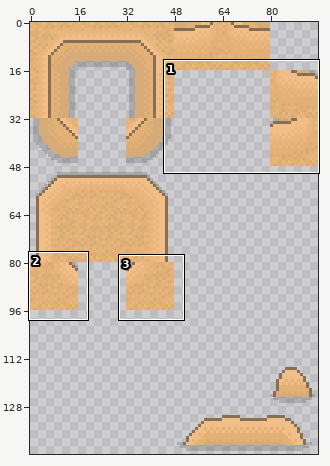
Sprite sheet: graphics/structures/desert_structures.png. The picture above shows the old version from afar; the outline marks the close-up.
Close-up. As it was:
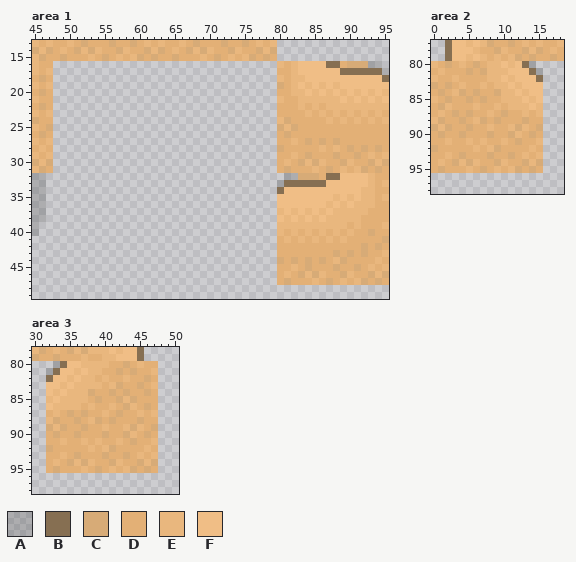
The file is 96x144 pixels. Shown: area 1: x 45..95, y 13..49; area 2: x 0..18, y 77..98; area 3: x 30..50, y 78..98.
Palette (. is transparent): A #00030028  B #866f52  C #d7ab77  D #e3b076  E #e9b77e  F #f0be86
Pixels before, area 1, first column x 45:
13 EDEDDEDCDDDCDDCDEDEDDEDCDDDCDDCDEDE................
14 CECDEDCECEDDCEDDCECDEDCECEDDCEDDCEC................
15 ECDDCDDDEDCDEDECDCDDCDDDEDCDEDECDCD................
16 EDD................................EDEFFFFBBDCCCAA.
17 EDE................................DDEFFFFFFBBBBBBA
18 DCD................................EDEEFFFFFFFFFFFB
19 EDE................................CDEFEFEFEFFFFFFF
20 DCD................................DDEEFEFEFEFEFEFE
21 EDD................................EDDEEEEEEFEFEFEF
22 DCD................................DDDEDEDEEEEEEEEE
23 EDE................................DDDDEDEDEDEDEDED
24 CDD................................ECDDDDDEDEDEDEDE
25 EDC................................CECDDDDDDDDDDDDD
26 DCD................................DCDDDDDDDDDDDDDD
27 EDE................................DDEDCDCDCDDDDDDD
28 DED................................CDDDDDEDEDCDCDCD
29 EDE................................DDEDCDDDCDDCDEDE
30 CEC................................DEDCECEDDCEDDCEC
31 ECD................................DCDDDEDCDEDECDCD
32 AA..................................AACCCDBBFFFFEDD
33 AA.................................ABBBBBBFFFFFFEDE
34 AA.................................BFFFFFFFFFFFEEDD
35 AA.................................FFFFFFFFEFEFEEDE
36 AA.................................FFFFFFFEFEFEEEDD
37 AA.................................EFEFEFEFEEEEEDDD
38 AA.................................FEFEFEFEEEEEDDDD
39 A..................................EEEEEEEEEEDEDDDE
40 A..................................EDEDEDEDEDEDDCDD
41 ...................................DEDEDEDEDEDDDDDC
42 ...................................DDDDDDDDDDDDCDCD
43 ...................................DDDDDDDDCDCDCDDE
44 ...................................CDCDCDCDECDDDDED
45 ...................................DDEDCDDDCDDCDEDE
46 ...................................DEDCECEDDCEDDCEC
47 ...................................DCDDDEDCDEDECDCD
Pixels before, area 2, first column x 0:
77 ..BFFEFECDDCDEDEDDE
78 ..BFFFEDDCEDDCECDED
79 ..BFFEFEDEDECDCDDCD
80 EDCDEDCDEEFEFBA....
81 DEDDDCDCEEEFFFBA...
82 EDDEDDDDEEFEFFFB...
83 CDCDEDDEDEEFEFFF...
84 DCDECDCDDCEEFEFF...
85 EDCDDCDCDDEEEFEF...
86 DCEDDDEDDEDEEEFE...
87 DEDCDCDDEDCDDEDE...
88 ECDDCDECDCDDDCDD...
89 CECDDCDDEDDECEDC...
90 DCDDCDDDCDDCEDCD...
91 DDEDDEDEDDEDCDDE...
92 CDDDDDEDECDDDDED...
93 DDEDCDDDCDDCDEDE...
94 DEDCECEDDCEDDCEC...
95 DCDDDEDCDEDECDCD...
Pixels before, area 3, first column x 30:
78 ECDEDCECEEEFEFFB..
79 CDDCDDDEDDEEFFFB..
80 ...ABFFEEEEDDCDEDD
81 ..ABFFEFEEDDCDCDDE
82 ..BFFEFEEDEDDEDDCD
83 ..FFEFEEEEDECDDCDE
84 ..FEFEEECDDCDCDDCD
85 ..EFEEEEDCDDCECDDD
86 ..FEEEEDEDDEDCEDCD
87 ..DEDCDCDDEDCDDEDE
88 ..ECDDCDECDCDDDCDD
89 ..CECDDCDDEDDECEDC
90 ..DCDDCDDDCDDCEDCD
91 ..DDEDDEDEDDEDCDDE
92 ..CDDDDDEDECDDDDED
93 ..DDEDCDDDCDDCDEDE
94 ..DEDCECEDDCEDDCEC
95 ..DCDDDEDCDEDECDCD
The result:
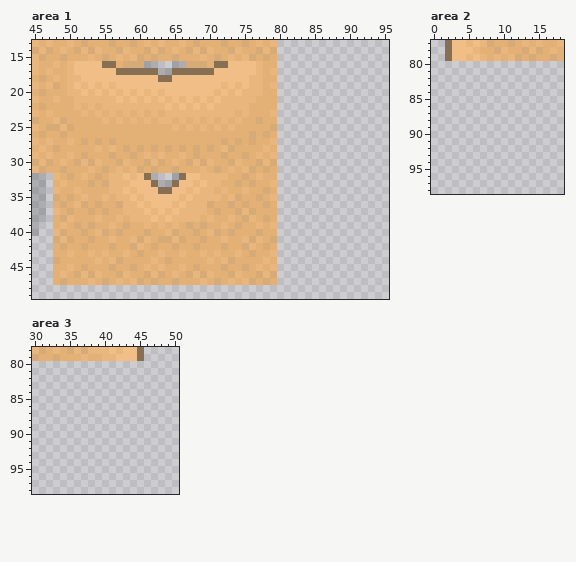
Message: Continue work on sea leg south; start forbidden desert map
The edit:
Changed rows in their new state; - is an unchanged pixel.
Area 1:
first column x 48:
16 EDEFFFFBBDCCCAA--AACCCDBBFFFFEDD...............-
17 DDEFFFFFFBBBBBBAABBBBBBFFFFFFEDE................
18 EDEEFFFFFFFFFFFBBFFFFFFFFFFFEEDD................
19 CDEFEFEFEFFFFFFFFFFFFFFFEFEFEEDE................
20 DDEEFEFEFEFEFEFEFFFFFFFEFEFEEEDD................
21 EDDEEEEEEFEFEFEFEFEFEFEFEEEEEDDD................
22 DDDEDEDEEEEEEEEEFEFEFEFEEEEEDDDD................
23 DDDDEDEDEDEDEDEDEEEEEEEEEEDEDDDE................
24 ECDDDDDEDEDEDEDEEDEDEDEDEDEDDCDD................
25 CECDDDDDDDDDDDDDDEDEDEDEDEDDDDDC................
26 DCDDDDDDDDDDDDDDDDDDDDDDDDDDCDCD................
27 DDEDCDCDCDDDDDDDDDDDDDDDCDCDCDDE................
28 CDDDDDEDEDCDCDCDCDCDCDCDECDDDDED................
29 DDEDCDDDCDDCDEDEDDEDCDDDCDDCDEDE................
30 DEDCECEDDCEDDCECDEDCECEDDCEDDCEC................
31 DCDDDEDCDEDECDCDDCDDDEDCDEDECDCD................
32 EDCDEDCDEEFEFBA--ABFFEEEEDDCDEDD-...............
33 DEDDDCDCEEEFFFBAABFFEFEEDDCDCDDE................
34 EDDEDDDDEEFEFFFBBFFEFEEDEDDEDDCD................
35 CDCDEDDEDEEFEFFFFFEFEEEEDECDDCDE................
36 DCDECDCDDCEEFEFFFEFEEECDDCDCDDCD................
37 EDCDDCDCDDEEEFEFEFEEEEDCDDCECDDD................
38 DCEDDDEDDEDEEEFEFEEEEDEDDEDCEDCD................
39 DEDCDCDDEDCDDEDEDEDCDCDDEDCDDEDE................
40 ECDDCDECDCDDDCDDECDDCDECDCDDDCDD................
41 CECDDCDDEDDECEDCCECDDCDDEDDECEDC................
42 DCDDCDDDCDDCEDCDDCDDCDDDCDDCEDCD................
43 DDEDDEDEDDEDCDDEDDEDDEDEDDEDCDDE................
44 CDDDDDEDECDDDDEDCDDDDDEDECDDDDED................
45 DDEDCDDDCDDCDEDEDDEDCDDDCDDCDEDE................
46 DEDCECEDDCEDDCECDEDCECEDDCEDDCEC................
47 DCDDDEDCDEDECDCDDCDDDEDCDEDECDCD................
Area 2:
first column x 0:
80 ...............-
81 ................
82 ................
83 ................
84 ................
85 ................
86 ................
87 ................
88 ................
89 ................
90 ................
91 ................
92 ................
93 ................
94 ................
95 ................
Area 3:
first column x 32:
80 -...............
81 ................
82 ................
83 ................
84 ................
85 ................
86 ................
87 ................
88 ................
89 ................
90 ................
91 ................
92 ................
93 ................
94 ................
95 ................
Where, in picture pixels (left, top, right, bottom), the same in both close-ups:
changed: (53, 61, 389, 285)
erased: (431, 61, 543, 173)
erased: (46, 361, 158, 473)
